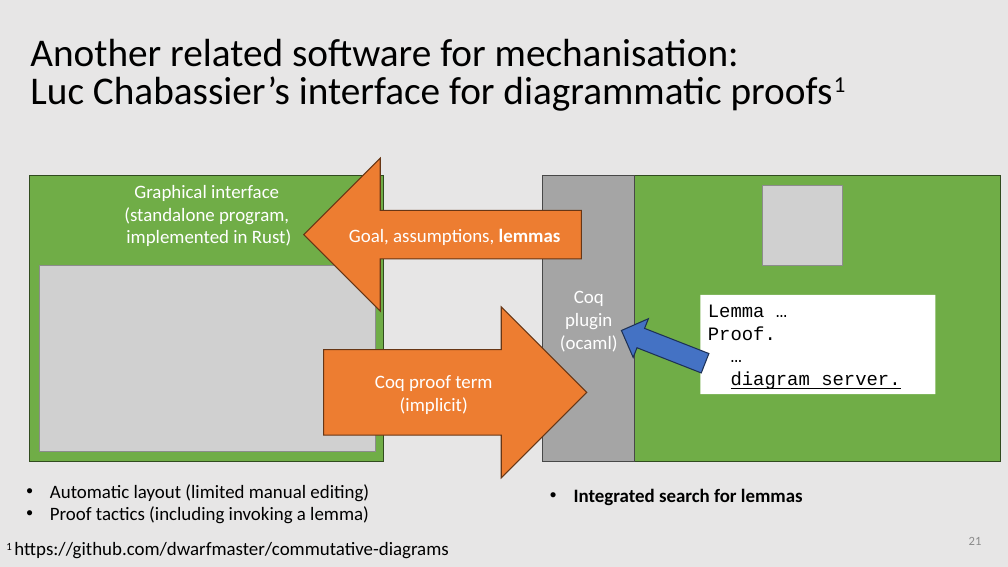
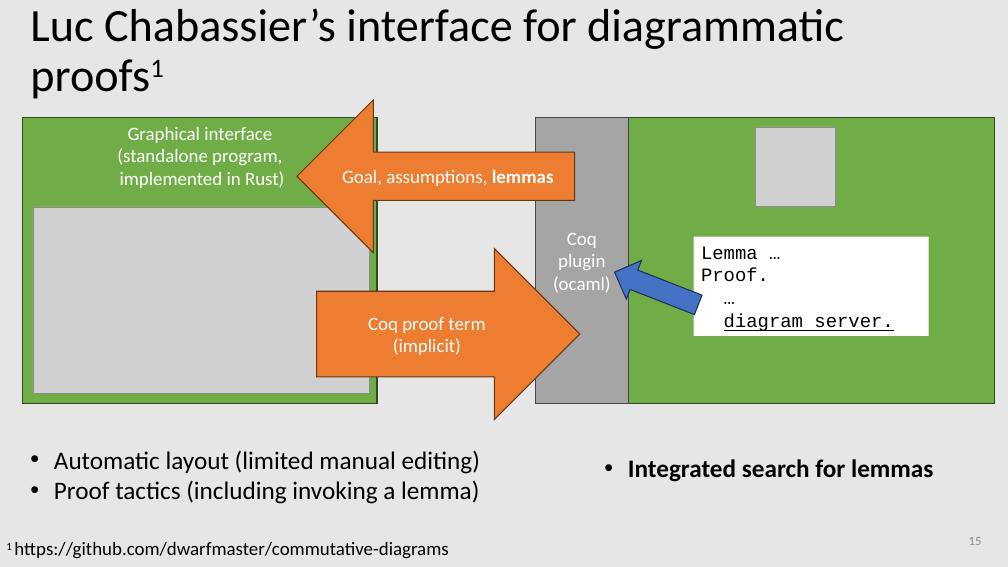
Before and after one commit to amblafont/slides, a slide deck: slide 15 of grapheditor/2024-october-chambery.pptx (slide 21 before the commit). Drawn at 1008x567 pixels with LibreOffice and Linux fonts; fonts in the diff are those of the drawing; grey boxes stand for pictures. Boxes give left, top, right and bottom in pixels: in the first picture for what was removed or moved away, otherwise in the second. Text is boxed around its words. In the diff, an @@ line names an element or a change of style, - is before the commit and + after.

```diff
--- a/grapheditor/2024-october-chambery.pptx
+++ b/grapheditor/2024-october-chambery.pptx
@@ text "Luc Chabassier’s interface for diagrammatic ...": place and size @@
-text "Luc Chabassier’s interface for diagrammatic ..." at box(30, 38, 739, 111)
+text "Luc Chabassier’s interface for diagrammatic ..." at box(30, 8, 844, 49)
@@ text "Luc Chabassier’s interface for diagrammatic ..." at box(30, 8, 844, 49): size 37.4 to 44 pt; line spacing 0.8 to 0.9 @@
@@ text at box(30, 38, 739, 67): paragraph removed @@
-Another related software for mechanisation:
@@ rectangle "Lemma …": place and size @@
-rectangle "Lemma …" at box(701, 295, 936, 394)
+rectangle "Lemma …" at box(693, 237, 929, 336)
@@ 3 rectangles, 2 pictures, 2 left arrows, 1 right arrow: place and size @@
-3 rectangles, 2 pictures, 2 left arrows, 1 right arrow at box(29, 158, 1001, 478)
+3 rectangles, 2 pictures, 2 left arrows, 1 right arrow at box(23, 100, 994, 420)
@@ text "Automatic layout (limited manual editing)": place and size @@
-text "Automatic layout (limited manual editing)" at box(50, 484, 369, 524)
+text "Automatic layout (limited manual editing)" at box(54, 450, 480, 504)
@@ text "Automatic layout (limited manual editing)" at box(54, 450, 480, 504): size 18 to 24 pt @@
@@ text "Integrated search for lemmas" at box(628, 459, 933, 482): size 18 to 24 pt @@
@@ text "Integrated search for lemmas": place and size @@
-text "Integrated search for lemmas" at box(574, 488, 803, 506)
+text "Integrated search for lemmas" at box(628, 459, 933, 482)
@@ page number at box(969, 537, 982, 545): text changed @@
-21
+15
```
Also in this commit, not shown: 8 other slides changed, 18 slides added, 13 slides removed.
